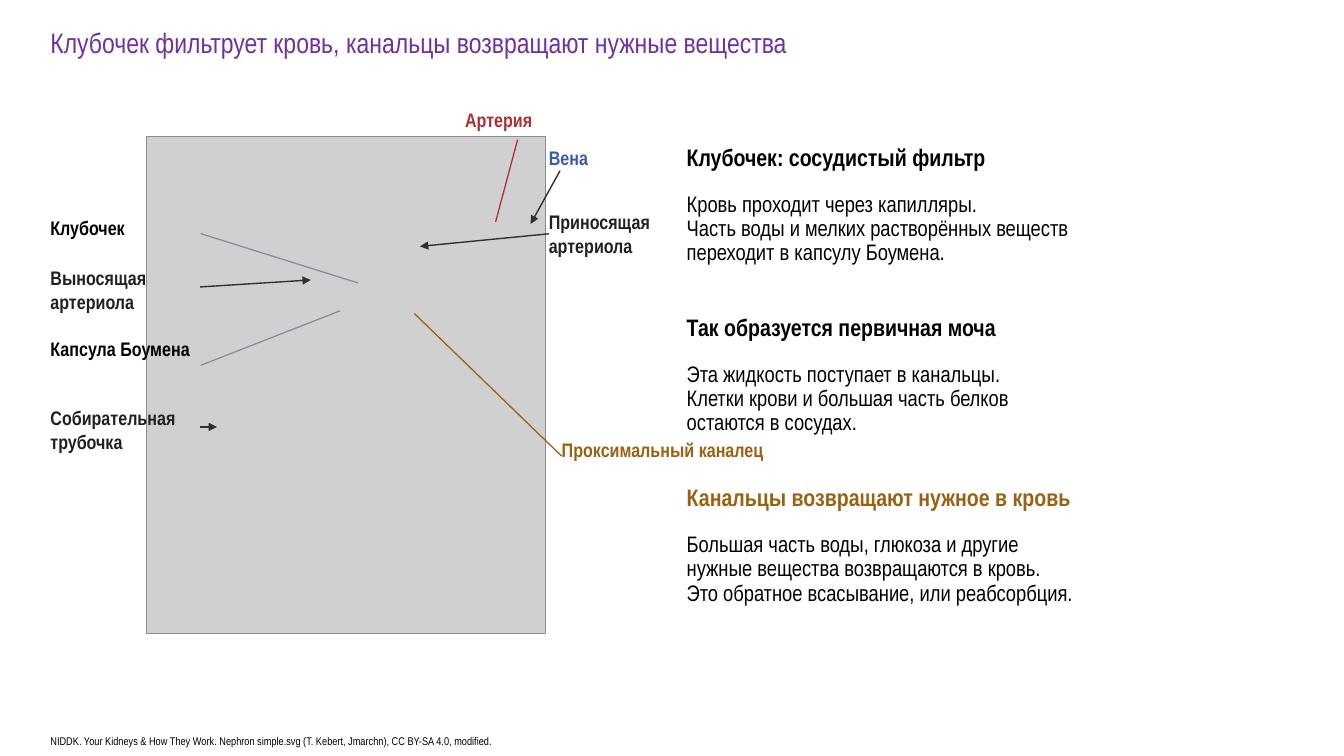
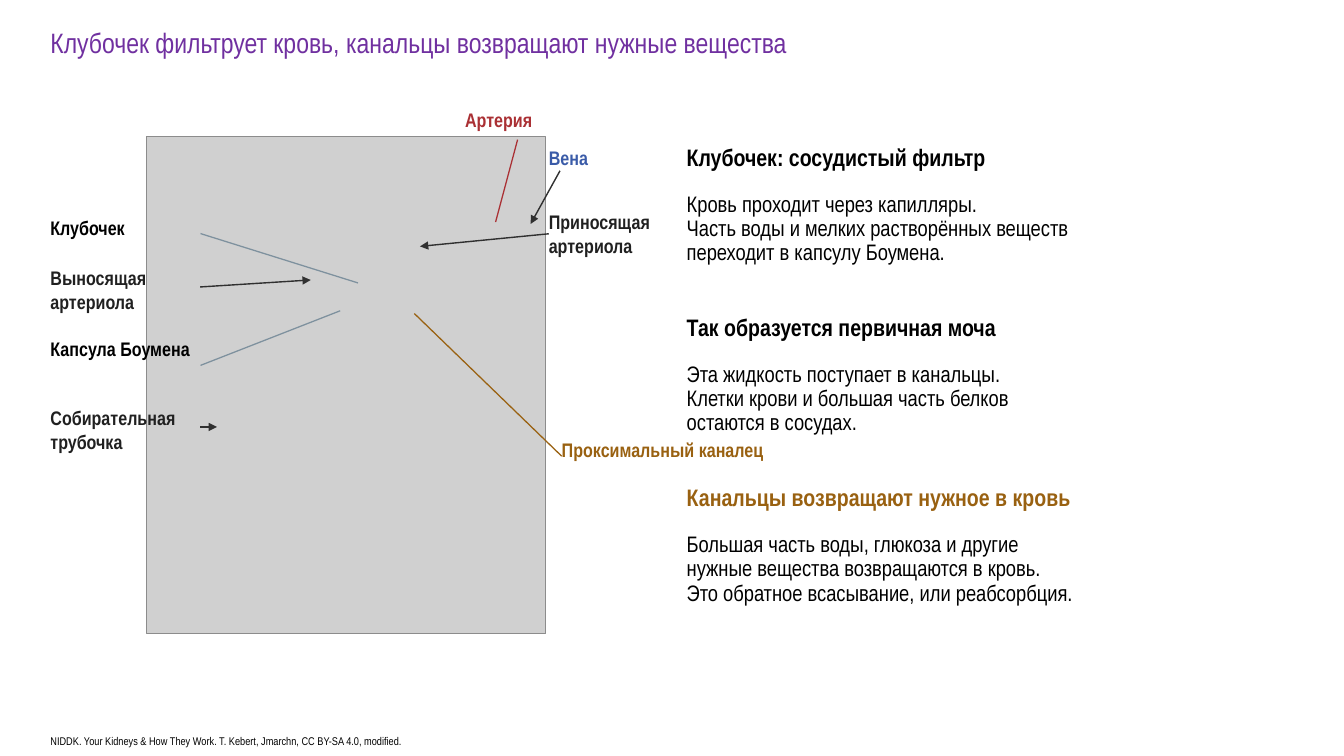
Before and after one commit to drabdulbosit1-eng/my-test-cloud, a slide deck: slide 3 of finerenone/Finerenone_Levin_reviewed.pptx. Drawn at 1344x756 pixels with LibreOffice and Linux fonts; fonts in the diff are those of the drawing; grey boxes stand for pictures. Boxes give left, top, right and bottom in pixels: in the first picture for what was removed or moved away, otherwise in the second. Text is boxed around its words. In the diff, an @@ line names an element or a change of style, - is before the commit and + after.

```diff
--- a/finerenone/Finerenone_Levin_reviewed.pptx
+++ b/finerenone/Finerenone_Levin_reviewed.pptx
@@ text at box(50, 737, 401, 748): text changed @@
-NIDDK. Your Kidneys & How They Work. Nephron simple.svg (T. Kebert, Jmarchn), CC BY-SA 4.0, modified.
+NIDDK. Your Kidneys & How They Work. T. Kebert, Jmarchn, CC BY-SA 4.0, modified.
```
Also in this commit, not shown: 24 other slides changed, 1 other file.
